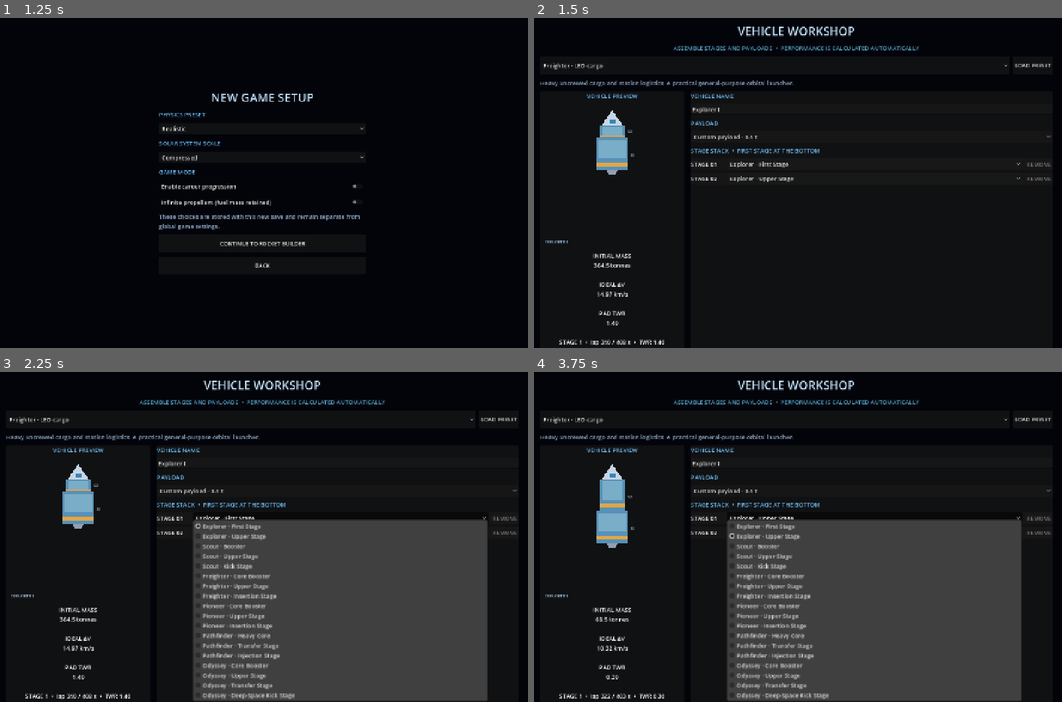
Above: before the commit, frames 1-4 (two rows, left to right).
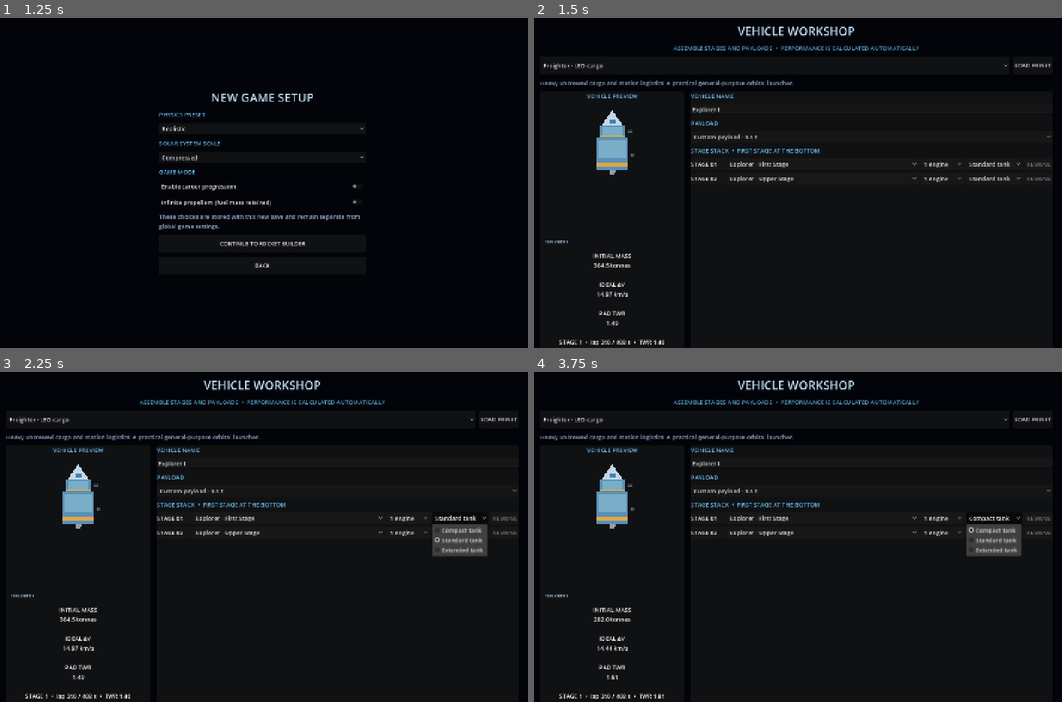
Above: after the commit, the same moments.

Repository: Blagos1195/Gravity-simulator
Game: Godot game, scene res://scenes/main.tscn
Same seed, same stepped clock (60 frames per second), same inputs: the game is played once before the commit and once after it.
Inputs (mouse positions are in pixels of both pictures, inside the frame that each line leads up to):
- Up to frame 1 (1.25 s): click "NEW GAME" at 0.5 s
- Up to frame 2 (1.5 s): click "CONTINUE TO ROCKET BUILDER" at 1.25 s
- Up to frame 3 (2.25 s): click (459, 517) at 2 s, where only the run after the commit has a clickable "Standard tank"
- Up to frame 4 (3.75 s): click (993, 533) at 2.75 s, where only the run after the commit has a clickable "Standard tank"; click (993, 517) at 3.5 s, where only the run after the commit has a clickable "Compact tank"

Frame 1 is identical in both runs. In frame 2, 0.3% of the frame differs, in the area x 13-91%, y 43-50%; in frame 3, 30%; in frame 4, 31%, in the area x 11-93%, y 33-100%.

Commit message:
Expose stage engine clusters and tank sizes in workshop

Diff:
--- a/Gravity/scripts/main.gd
+++ b/Gravity/scripts/main.gd
@@ -365,12 +365,46 @@
 			part_selector.select(selected_part_index)
 		part_selector.item_selected.connect(func(part_index: int):
 			var selected_part_id := str(part_selector.get_item_metadata(part_index))
-			var replacement_stage := RocketDesign.create_stage_part(selected_part_id)
-			if not replacement_stage.is_empty():
-				rocket_design["stages"][stage_index] = replacement_stage
-				_show_vehicle_editor()
+			rocket_design["stages"][stage_index] = RocketDesign.configure_stage(selected_part_id, 1, 1.0)
+			_show_vehicle_editor()
 		)
 		stage_row.add_child(part_selector)
+		var engine_selector := OptionButton.new()
+		for engine_count in [1, 2, 3, 4, 6, 8]:
+			engine_selector.add_item("%d engine%s" % [engine_count, "" if engine_count == 1 else "s"])
+			engine_selector.set_item_metadata(engine_selector.item_count - 1, engine_count)
+		var current_engine_count := int(stage.get("engine_count", 1))
+		var engine_options := [1, 2, 3, 4, 6, 8]
+		engine_selector.select(engine_options.find(current_engine_count) if current_engine_count in engine_options else 0)
+		engine_selector.item_selected.connect(func(option_index: int):
+			var current_stage: Dictionary = rocket_design["stages"][stage_index]
+			var configured := RocketDesign.configure_stage(str(current_stage.get("part_id", "")), int(engine_selector.get_item_metadata(option_index)), float(current_stage.get("tank_scale", 1.0)))
+			if not configured.is_empty():
+				rocket_design["stages"][stage_index] = configured
+				_update_design_stats()
+		)
+		stage_row.add_child(engine_selector)
+		var tank_selector := OptionButton.new()
+		var tank_options := [
+			{"label": "Compact tank", "scale": 0.75},
+			{"label": "Standard tank", "scale": 1.0},
+			{"label": "Extended tank", "scale": 1.25}
+		]
+		var selected_tank_index := 1
+		for tank_index in range(tank_options.size()):
+			tank_selector.add_item(str(tank_options[tank_index].label))
+			tank_selector.set_item_metadata(tank_index, float(tank_options[tank_index].scale))
+			if is_equal_approx(float(stage.get("tank_scale", 1.0)), float(tank_options[tank_index].scale)):
+				selected_tank_index = tank_index
+		tank_selector.select(selected_tank_index)
+		tank_selector.item_selected.connect(func(option_index: int):
+			var current_stage: Dictionary = rocket_design["stages"][stage_index]
+			var configured := RocketDesign.configure_stage(str(current_stage.get("part_id", "")), int(current_stage.get("engine_count", 1)), float(tank_selector.get_item_metadata(option_index)))
+			if not configured.is_empty():
+				rocket_design["stages"][stage_index] = configured
+				_update_design_stats()
+		)
+		stage_row.add_child(tank_selector)
 		var remove_button := Button.new()
 		remove_button.text = "REMOVE"
 		remove_button.disabled = rocket_design["stages"].size() <= RocketDesign.MIN_STAGES
@@ -390,7 +424,7 @@
 	_add_button(component_row, "ADD STAGE", func():
 		if rocket_design["stages"].size() >= RocketDesign.MAX_STAGES:
 			return
-		var new_stage := RocketDesign.create_stage_part(str(new_stage_selector.get_item_metadata(new_stage_selector.selected)))
+		var new_stage := RocketDesign.configure_stage(str(new_stage_selector.get_item_metadata(new_stage_selector.selected)), 1, 1.0)
 		if not new_stage.is_empty():
 			rocket_design["stages"].append(new_stage)
 			_show_vehicle_editor()
@@ -1351,8 +1385,12 @@
 			draw_rect(Rect2(stage_rect.position + Vector2(5.0, 5.0), Vector2(stage_width - 10.0, stage_height * 0.58)), Color(0.48, 0.68, 0.78))
 			draw_rect(Rect2(center_x - stage_width * 0.5, y + stage_height * 0.76, stage_width, stage_height * 0.12), Color(0.88, 0.65, 0.28))
 			draw_string(ThemeDB.fallback_font, Vector2(center_x + stage_width * 0.5 + 8.0, y + stage_height * 0.58), "S%d" % (i + 1), HORIZONTAL_ALIGNMENT_LEFT, -1, 10, Color(0.65, 0.8, 0.92))
-			var nozzle_width := stage_width * 0.18
-			draw_colored_polygon(PackedVector2Array([Vector2(center_x - nozzle_width, y + stage_height), Vector2(center_x + nozzle_width, y + stage_height), Vector2(center_x + nozzle_width * 0.65, y + stage_height + 12.0), Vector2(center_x - nozzle_width * 0.65, y + stage_height + 12.0)]), Color(0.58, 0.62, 0.7))
+			var engine_count := int(stage.get("engine_count", 1))
+			var nozzle_width := minf(9.0, stage_width * 0.12)
+			var engine_spacing := minf(20.0, stage_width * 0.68 / float(maxi(1, engine_count - 1)))
+			for engine_index in range(engine_count):
+				var engine_x := center_x + (float(engine_index) - float(engine_count - 1) * 0.5) * engine_spacing
+				draw_colored_polygon(PackedVector2Array([Vector2(engine_x - nozzle_width, y + stage_height), Vector2(engine_x + nozzle_width, y + stage_height), Vector2(engine_x + nozzle_width * 0.65, y + stage_height + 12.0), Vector2(engine_x - nozzle_width * 0.65, y + stage_height + 12.0)]), Color(0.58, 0.62, 0.7))
 			y += stage_height
 		draw_string(ThemeDB.fallback_font, Vector2(12.0, size.y - 12.0), str(design.get("name", "CUSTOM VEHICLE")).to_upper(), HORIZONTAL_ALIGNMENT_LEFT, -1, 11, Color(0.65, 0.8, 0.92))
 
